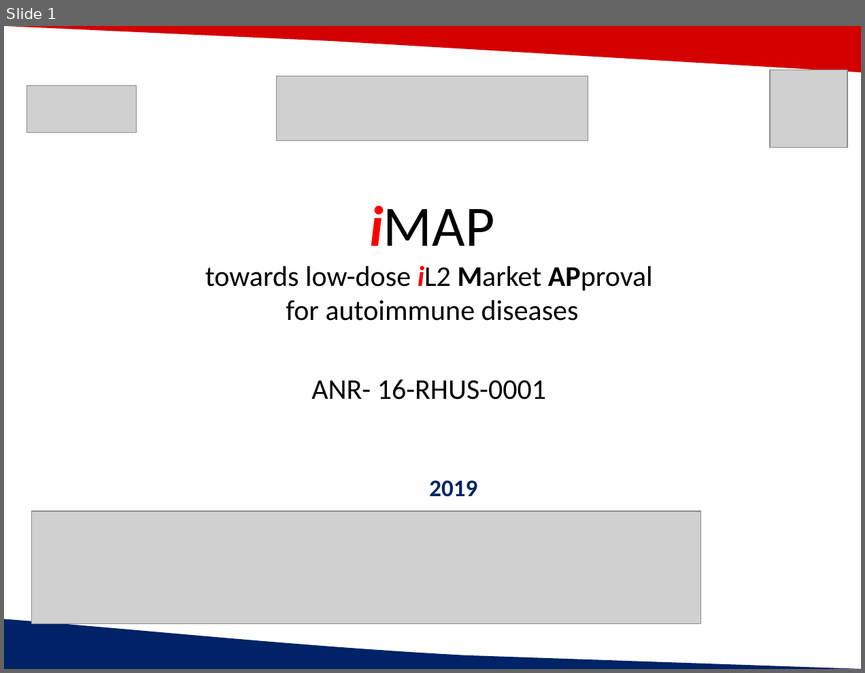
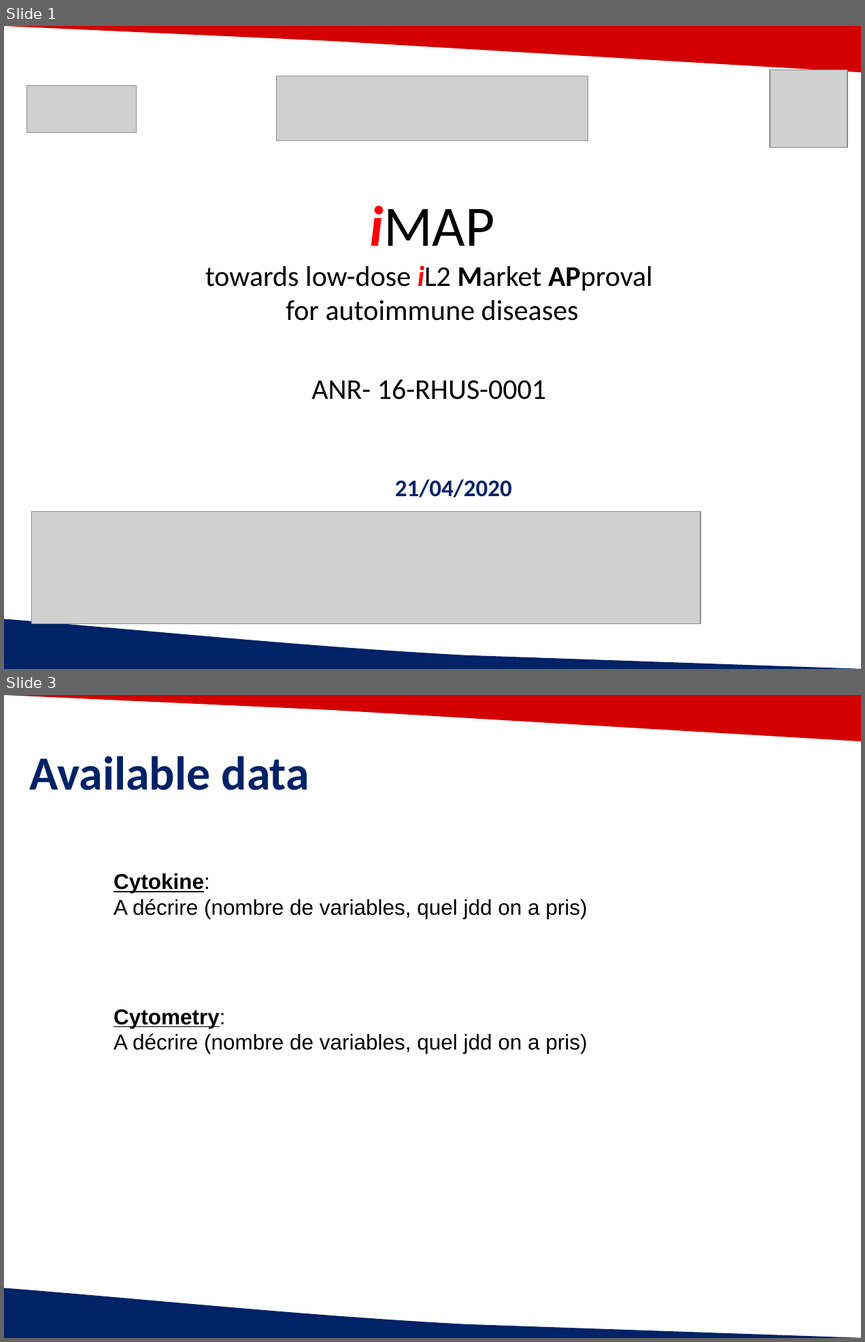
Before and after one commit to Caroline-Peltier/script_bt, a slide deck: pres/IntegrativeAnalysis_ICM_04_21_2020.pptx. Shown one above the other, each under a label of ours: slide 1 before the commit, slides 1 and 3 after it; the slides between them are not shown. The pictures are 865x673 and 865x1342 pixels, drawn with LibreOffice and Linux fonts; fonts in the diff are those of the drawing; grey boxes stand for pictures; background and template pictures are left out. Boxes give left, top, right and bottom in pixels: in the first picture for what was removed or moved away, otherwise in the second. Text is boxed around its words. In the diff, an @@ line names an element or a change of style, - is before the commit and + after.

```diff
--- a/pres/IntegrativeAnalysis_ICM_04_21_2020.pptx
+++ b/pres/IntegrativeAnalysis_ICM_04_21_2020.pptx
@@ slide 3 added at box(4, 695, 861, 1338), background #FFFFFF; not listed: 2 template elements that a slide beside it also shows @@
@@ text added at box(30, 756, 309, 790), 40 pt, text #002266, bold @@
+Available data
@@ text added at box(113, 873, 587, 919), 18 pt, text #000000 @@
+Cytokine:
+A décrire (nombre de variables, quel jdd on a pris)
@@ text added at box(113, 1009, 587, 1053), 18 pt, text #000000 @@
+Cytometry:
+A décrire (nombre de variables, quel jdd on a pris)
@@ slide 1 changed as well @@
@@ text at box(395, 479, 512, 497): text changed @@
-2019
+21/04/2020
```
Also in this commit, not shown: 10 other slides added, 13 slides removed, 1 other file.
